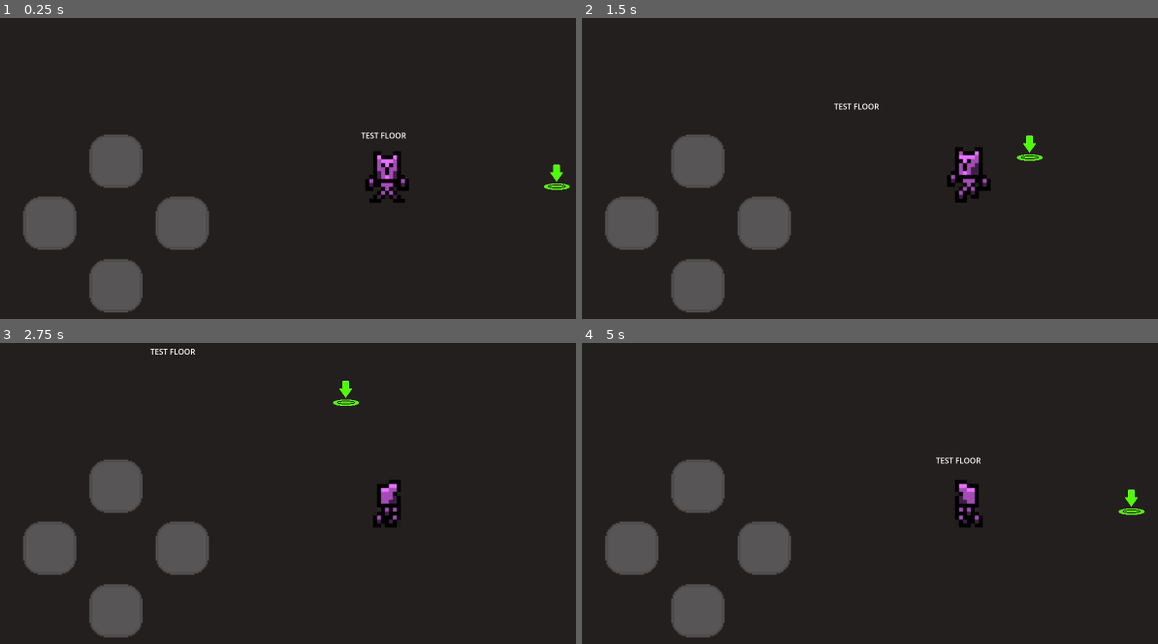
Above: before the commit, frames 1-4 (two rows, left to right).
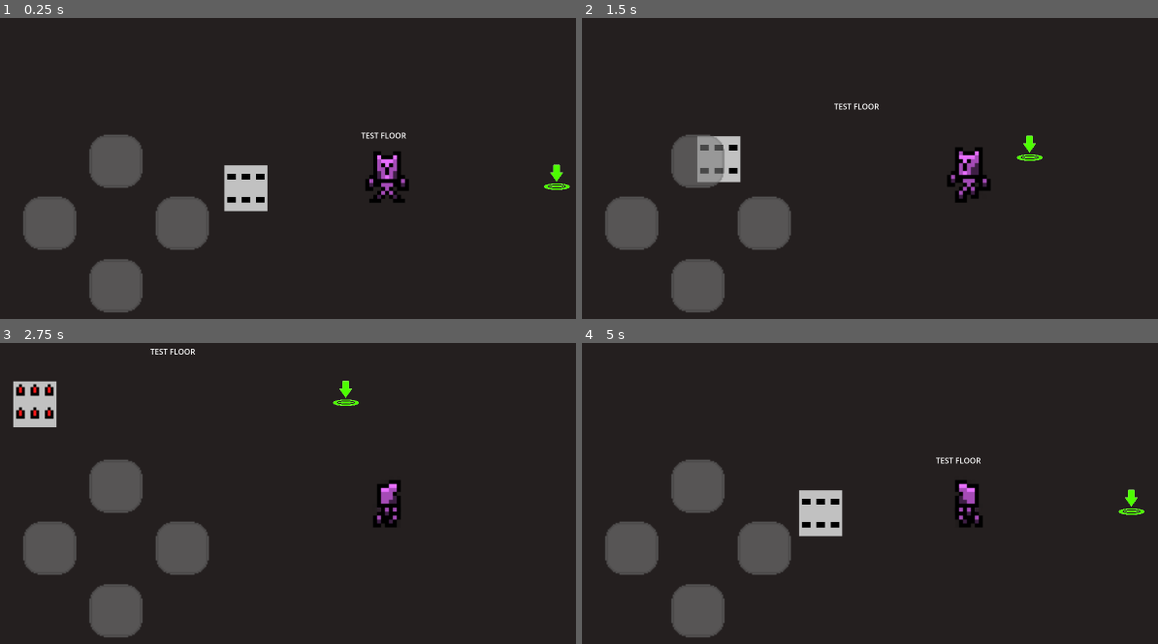
Above: after the commit, the same moments.

Repository: alain-cheng/MOBDEVE-MP
Game: Godot game, scene res://main.tscn
Two runs of this game, one before a commit and one after it. Both use one fixed random seed, a clock stepped at 60 frames per second and the inputs below.
Inputs:
- Up to frame 1 (0.25 s): no input
- Up to frame 2 (1.5 s): hold Right (ui_right) 0.53-1.28 s; hold Down (ui_down) from 1.28 s (still down)
- Up to frame 3 (2.75 s): release Down (ui_down) at 2.03 s; hold Right (ui_right) from 2.03 s (still down)
- Up to frame 4 (5 s): release Right (ui_right) at 2.78 s; hold Up (ui_up) 2.78-3.53 s; hold Left (ui_left) from 3.53 s (still down)

The runs differ from the first frame. In frame 1, 1.1% of the frame differs, in the area x 38-47%, y 48-65%; in frame 2, 1.1%; in frame 3, 1.2%, in the area x 2-10%, y 12-28%; in frame 4, 1.2%.
Error before the commit: Invalid call. Nonexistent function 'get' in base 'Nil'. (res://player/PlayerData.gd:29)
Error after the commit: Invalid call. Nonexistent function 'get' in base 'Nil'. (res://player/PlayerData.gd:30)

Commit message:
Spikes implementation

Diff:
--- /dev/null
+++ b/app/src/main/assets/environment/traps/spikes/Spikes.gd
@@ -0,0 +1,32 @@
+extends Area2D
+
+@onready var animation = get_node("AnimatedSprite2D")
+var isExtended = false
+var player_in = false
+
+#Signals
+signal damage_taken
+
+# Called when the node enters the scene tree for the first time.
+func _ready():
+	animation.play("retracted")
+
+func _on_timeout():
+	if(!isExtended):
+		animation.play("extended")
+		isExtended = !isExtended
+	else:
+		animation.play("retracted")
+		isExtended = !isExtended
+
+func _physics_process(delta):
+	if(isExtended && player_in):
+		damage_taken.emit()
+
+func _on_body_entered(body):
+	if body.name == "Player":
+		player_in = true
+
+func _on_body_exited(body):
+	if body.name == "Player":
+		player_in = false
--- /dev/null
+++ b/app/src/main/assets/environment/traps/spikes/Spikes.tscn
@@ -0,0 +1,50 @@
+[gd_scene load_steps=7 format=3 uid="uid://dtn8oh314a4hk"]
+
+[ext_resource type="Script" path="res://environment/traps/spikes/Spikes.gd" id="1_5gqcc"]
+[ext_resource type="Texture2D" uid="uid://xd5poge8uf8c" path="res://sprites/environment/traps/spikes.png" id="2_jpww6"]
+
+[sub_resource type="AtlasTexture" id="AtlasTexture_c8eeq"]
+atlas = ExtResource("2_jpww6")
+region = Rect2(226, 0, 180, 193)
+
+[sub_resource type="AtlasTexture" id="AtlasTexture_wkx4v"]
+atlas = ExtResource("2_jpww6")
+region = Rect2(0, 0, 180, 193)
+
+[sub_resource type="SpriteFrames" id="SpriteFrames_1p28f"]
+animations = [{
+"frames": [{
+"duration": 1.0,
+"texture": SubResource("AtlasTexture_c8eeq")
+}],
+"loop": true,
+"name": &"extended",
+"speed": 5.0
+}, {
+"frames": [{
+"duration": 1.0,
+"texture": SubResource("AtlasTexture_wkx4v")
+}],
+"loop": true,
+"name": &"retracted",
+"speed": 5.0
+}]
+
+[sub_resource type="RectangleShape2D" id="RectangleShape2D_wgm7w"]
+size = Vector2(134, 120)
+
+[node name="Spikes" type="Area2D"]
+z_index = -1
+scale = Vector2(0.5, 0.5)
+script = ExtResource("1_5gqcc")
+
+[node name="AnimatedSprite2D" type="AnimatedSprite2D" parent="."]
+sprite_frames = SubResource("SpriteFrames_1p28f")
+animation = &"extended"
+
+[node name="CollisionShape2D" type="CollisionShape2D" parent="."]
+position = Vector2(-1, -12)
+shape = SubResource("RectangleShape2D_wgm7w")
+
+[connection signal="body_entered" from="." to="." method="_on_body_entered"]
+[connection signal="body_exited" from="." to="." method="_on_body_exited"]
--- /dev/null
+++ b/app/src/main/assets/floors/testFloor/Timer(Spikes_1).gd
@@ -0,0 +1,12 @@
+extends Timer
+
+# Called when the node enters the scene tree for the first time.
+func _ready():
+	wait_time = 2.0
+	one_shot = false
+	start()
+
+
+# Called every frame. 'delta' is the elapsed time since the previous frame.
+func _process(_delta):
+	pass
--- a/app/src/main/assets/floors/testFloor/testFloor.tscn
+++ b/app/src/main/assets/floors/testFloor/testFloor.tscn
@@ -1,8 +1,10 @@
-[gd_scene load_steps=4 format=3 uid="uid://bcsve4j4aqcdx"]
+[gd_scene load_steps=6 format=3 uid="uid://bcsve4j4aqcdx"]
 
 [ext_resource type="Script" path="res://floors/testFloor/testFloor.gd" id="1_nxxbc"]
 [ext_resource type="PackedScene" uid="uid://btymg45ij342p" path="res://player/Player.tscn" id="2_2g7rh"]
 [ext_resource type="PackedScene" uid="uid://owiom6kwwpmy" path="res://environment/interactive/end_point/End_Point.tscn" id="3_nxc6h"]
+[ext_resource type="PackedScene" uid="uid://dtn8oh314a4hk" path="res://environment/traps/spikes/Spikes.tscn" id="4_xbvlm"]
+[ext_resource type="Script" path="res://floors/testFloor/Timer(Spikes_1).gd" id="5_lhjqw"]
 
 [node name="FloorTemplate" type="Node2D"]
 script = ExtResource("1_nxxbc")
@@ -21,3 +23,12 @@
 
 [node name="EndPoint" parent="." instance=ExtResource("3_nxc6h")]
 position = Vector2(1554, 581)
+
+[node name="Spikes" parent="." instance=ExtResource("4_xbvlm")]
+position = Vector2(912, 603)
+
+[node name="Timer(Spikes_1)" type="Timer" parent="."]
+script = ExtResource("5_lhjqw")
+
+[connection signal="damage_taken" from="Spikes" to="Player" method="on_damage_taken"]
+[connection signal="timeout" from="Timer(Spikes_1)" to="Spikes" method="_on_timeout"]
--- a/app/src/main/assets/player/Player.gd
+++ b/app/src/main/assets/player/Player.gd
@@ -1,6 +1,7 @@
 extends CharacterBody2D
 
 @onready var animation = get_node("AnimatedSprite2D")
+@onready var buttons = get_node("Camera2D/DirectionalButtons")
 var backPressed = false
 
 func _ready():
@@ -10,7 +11,7 @@
 func _physics_process(_delta):
 	#MOVEMENT
 	#If player is standing still, play idle
-	if velocity.x == 0 && velocity.y == 0:
+	if velocity.x == 0 && velocity.y == 0 && PlayerData.health > 0:
 		animation.play("idle")
 
 	#Vars for detecting movement
@@ -18,7 +19,7 @@
 	var yDirection = Input.get_axis("ui_up", "ui_down")
 
 	#x-axis
-	if xDirection && !yDirection:
+	if xDirection && !yDirection && PlayerData.health > 0:
 		#x Directional anim
 		if xDirection > 0:
 			animation.play("right")
@@ -30,7 +31,7 @@
 		velocity.x = move_toward(velocity.x, 0, PlayerData.friction)
 
 	#y-axis
-	if yDirection && !xDirection:
+	if yDirection && !xDirection && PlayerData.health > 0:
 		#y Directional anim
 		if yDirection > 0:
 			animation.play("down")
@@ -42,7 +43,7 @@
 		velocity.y = move_toward(velocity.y, 0, PlayerData.friction)
 
 	#Diagonal movement
-	if yDirection && xDirection:
+	if yDirection && xDirection && PlayerData.health > 0:
 		#y Directional anim
 		if yDirection > 0:
 			animation.play("down")
@@ -70,3 +71,15 @@
 			backPressed = false
 		elif backPressed:
 			get_tree().quit()
+
+func on_damage_taken():
+	PlayerData.health = PlayerData.health - 1
+	if PlayerData.health == 0:
+		ded()
+
+func ded():
+	buttons.hide()
+	animation.play("death")
+	#TODO: Add popup for dying
+	await get_tree().create_timer(3.5).timeout
+	get_tree().quit()
--- a/app/src/main/assets/player/Player.tscn
+++ b/app/src/main/assets/player/Player.tscn
@@ -173,8 +173,9 @@
 
 [node name="AnimatedSprite2D" type="AnimatedSprite2D" parent="."]
 sprite_frames = SubResource("SpriteFrames_8r5le")
-animation = &"idle"
-frame_progress = 0.239213
+animation = &"death"
+frame = 6
+frame_progress = 1.0
 
 [node name="CollisionShape2D" type="CollisionShape2D" parent="."]
 position = Vector2(0, 61.5)
--- a/app/src/main/assets/player/PlayerData.gd
+++ b/app/src/main/assets/player/PlayerData.gd
@@ -9,12 +9,13 @@
 var initBountyBonus
 
 #Contains a copy of the above information for the game to manipulate
-var health
-var bounty
-var taboo
-var tabooBonus
-var luck
-var bountyBonus
+#Default values listed
+var health = 1
+var bounty = 0
+var taboo = 0
+var tabooBonus = 0
+var luck = 0
+var bountyBonus = 0
 
 #Contains other playerData that does not come from the app
 var speed = 300.0
Binary file added: app/src/main/assets/sprites/environment/traps/spikes.png
Not shown, added: app/src/main/assets/sprites/environment/traps/spikes.png.import
